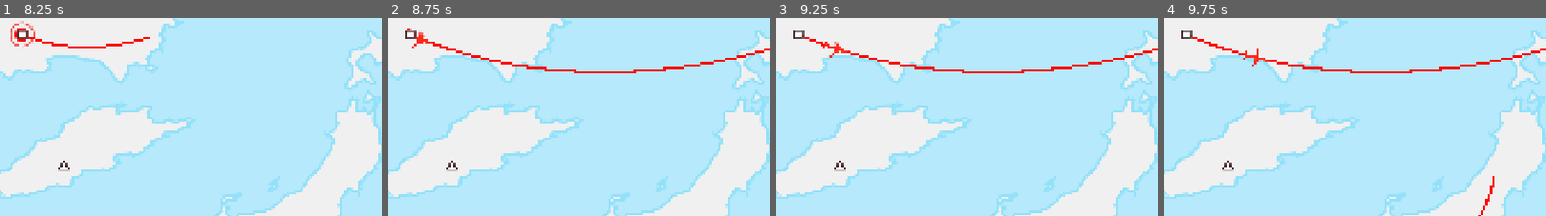
Above: before the commit, frames 1-4 (left to right).
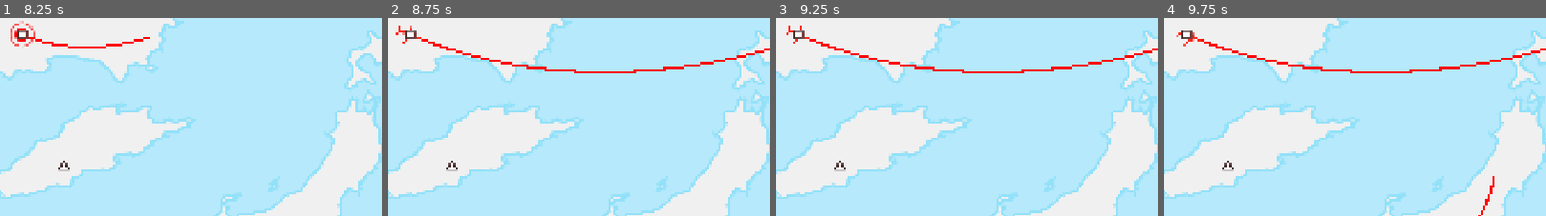
Above: after the commit, the same moments.

Repository: top-it-090304/Holding-Pattern
Game: Godot game, scene res://scene/Main.tscn
Same seed, same stepped clock (60 frames per second), same inputs: the game is played once before the commit and once after it.
Inputs (mouse positions are % of the whole screen's width and height, from its top left):
- Up to frame 1 (8.25 s): click (48, 94) at 0.5 s; click (52, 94) at 1.25 s; click (57, 93) at 2 s; click (48, 94) at 2.75 s; click (52, 94) at 3.5 s; click (57, 93) at 4.25 s; click (48, 94) at 5 s; click (52, 94) at 5.75 s; click (57, 93) at 6.5 s; tap Enter at 7.25 s; drag from (43, 94) to (48, 16) at 7.27 s; tap Space at 8 s; drag from (48, 16) to (98, 17) at 8.02 s
- Up to frame 2 (8.75 s): no input
- Up to frame 3 (9.25 s): tap Enter at 8.75 s; click (98, 17) at 8.92 s
- Up to frame 4 (9.75 s): drag from (84, 68) to (98, 17) at 9.52 s
The pictures show only the part of the screen within x 45-95%, y 11-61%; the shares and areas given below are measured in that part.

Frame 1 is identical in both runs. In frame 2, 0.2% of the frame differs, in the area x 2-12%, y 3-16%; in frame 3, 0.3%; in frame 4, 0.3%, in the area x 3-28%, y 7-25%.

Commit message:
refactor: Change speed plane

Diff:
--- a/scripts/Plane.gd
+++ b/scripts/Plane.gd
@@ -2,7 +2,7 @@
 
 var current_route: Dictionary
 var t: float = 0.0
-var speed: float = 180.0
+var target_speed: float = 90.0
 var current_speed: float = 0.0
 var forward: bool = true
 var color: String
@@ -18,7 +18,7 @@
 	position = curve.sample_baked(dist)
 
 	play_spawn_effect()
-	razgon_plane(3.5)
+	start_plane(3.5)
 
 func play_spawn_effect():
 	scale = Vector2.ZERO
@@ -30,10 +30,10 @@
 	var flash = create_tween()
 	flash.tween_property(self, "modulate", final_color, 0.3)
 
-func razgon_plane(duration: float):
-	current_speed = 20.0
+
+func start_plane(duration: float):
 	var tween = create_tween().set_trans(Tween.TRANS_SINE).set_ease(Tween.EASE_IN_OUT)
-	tween.tween_property(self, "current_speed_px", speed, duration)
+	tween.tween_property(self, "current_speed", target_speed, duration)
 
 func _process(delta):
 	if not current_route: return
@@ -43,15 +43,15 @@
 
 	var t_ = (current_speed * delta) / baked_length
 
-	var stop_plane = 0.15
+	var stop_plane = 0.12
 	var distance_to_target = (1.0 - t) if forward else t
 
 	if distance_to_target < stop_plane:
 		## снижение скорости
-		var slow_ = clamp(distance_to_target / stop_plane, 0.2, 1.0)
-		current_speed = lerp(current_speed, speed * slow_, 0.1)
-	else:
-		current_speed = lerp(current_speed, speed, 0.05)
+		var slow_factor = clamp(distance_to_target / stop_plane, 0.1, 1.0)
+		var target_brake_speed = target_speed * slow_factor
+		current_speed = lerp(current_speed, target_brake_speed, 0.1)
+
 
 	if forward:
 		t += t_
@@ -68,7 +68,6 @@
 	var new_pos = curve.sample_baked(dist)
 
 	look_at(new_pos)
-
 	position = new_pos
 
 func switch_to_next_route(arrived_at_end: bool):
@@ -81,7 +80,7 @@
 				next_route = route_data_item
 				break
 
-
+	## остановка
 	set_process(false)
 	current_speed = 0.0
 	await get_tree().create_timer(0.8).timeout
@@ -97,5 +96,6 @@
 			forward = false
 		current_route = next_route
 
-	razgon_plane(1.0)
+
+	start_plane(3.5)
 	set_process(true)
